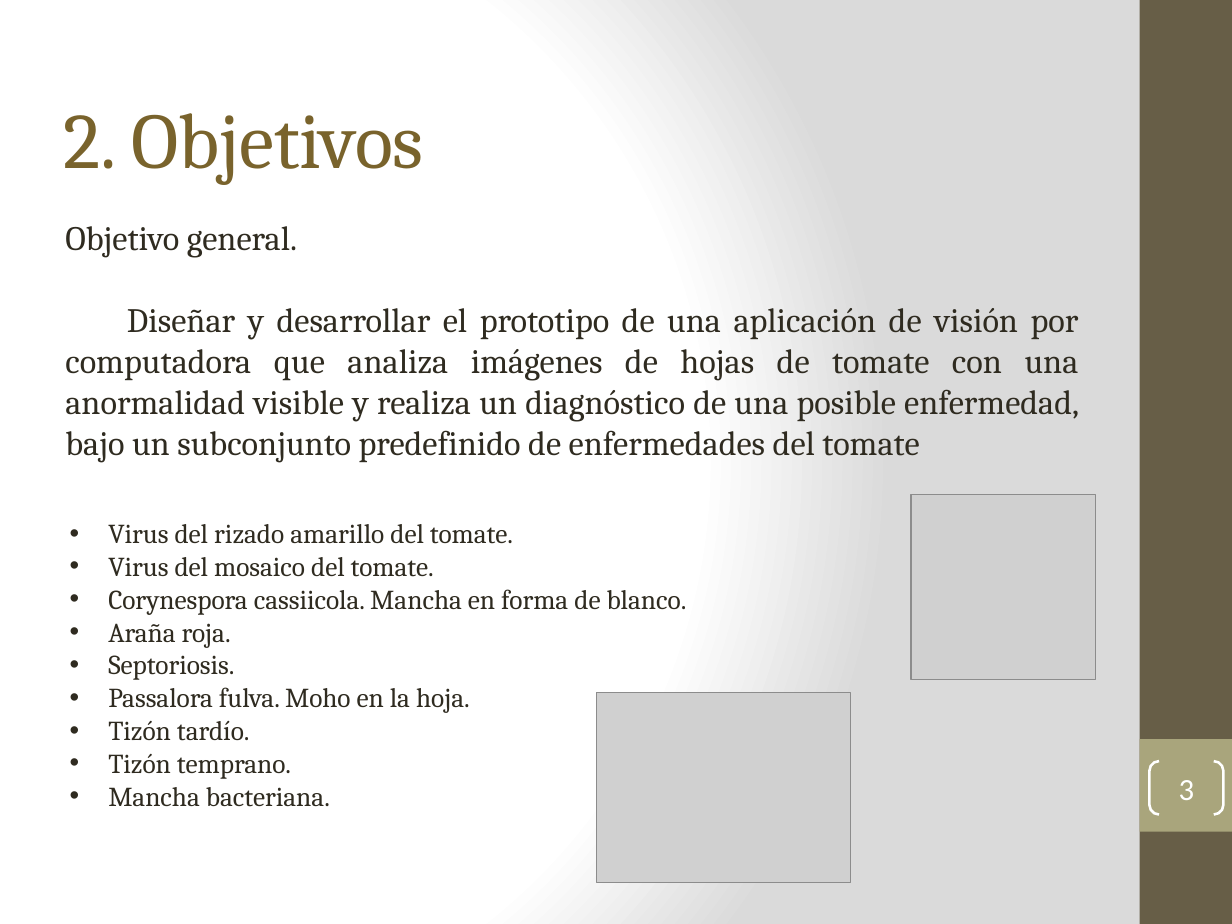
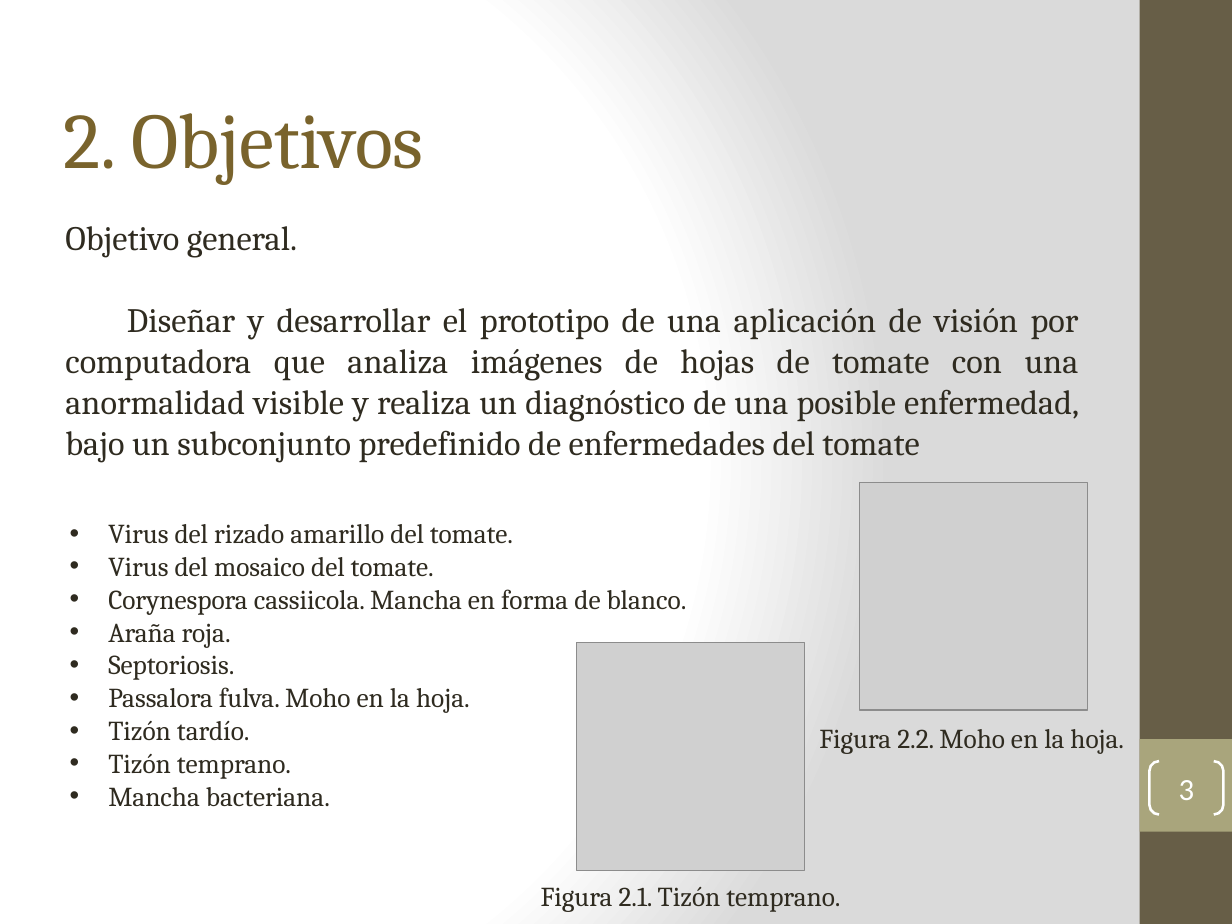
Before and after one commit to earredondo/PlantDiseaseDetection, a slide deck: slide 3 of technicalReport/tt2/presentacionTT2-v1.0.pptx. Drawn at 1232x924 pixels with LibreOffice and Linux fonts; fonts in the diff are those of the drawing; grey boxes stand for pictures. Boxes give left, top, right and bottom in pixels: in the first picture for what was removed or moved away, otherwise in the second. Text is boxed around its words. In the diff, an @@ line names an element or a change of style, - is before the commit and + after.

```diff
--- a/technicalReport/tt2/presentacionTT2-v1.0.pptx
+++ b/technicalReport/tt2/presentacionTT2-v1.0.pptx
@@ picture: place and size @@
-picture at (912,495,1096,680)
+picture at (859,483,1087,711)
@@ picture: place and size @@
-picture at (596,692,850,883)
+picture at (577,643,804,871)
@@ text added at (819,729,1124,754), 16 pt, text #2F2B20 @@
+Figura 2.2. Moho en la hoja.
@@ text added at (541,887,840,912), 16 pt, text #2F2B20 @@
+Figura 2.1. Tizón temprano.
```
Also in this commit, not shown: 15 other slides changed, 5 slides added, 1 slide removed, 1 other file.
